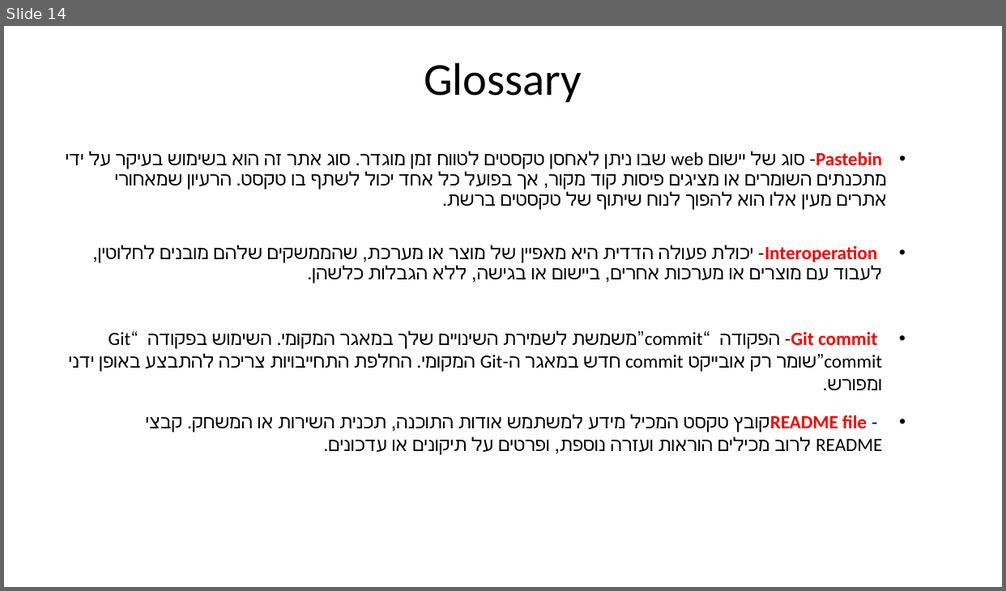
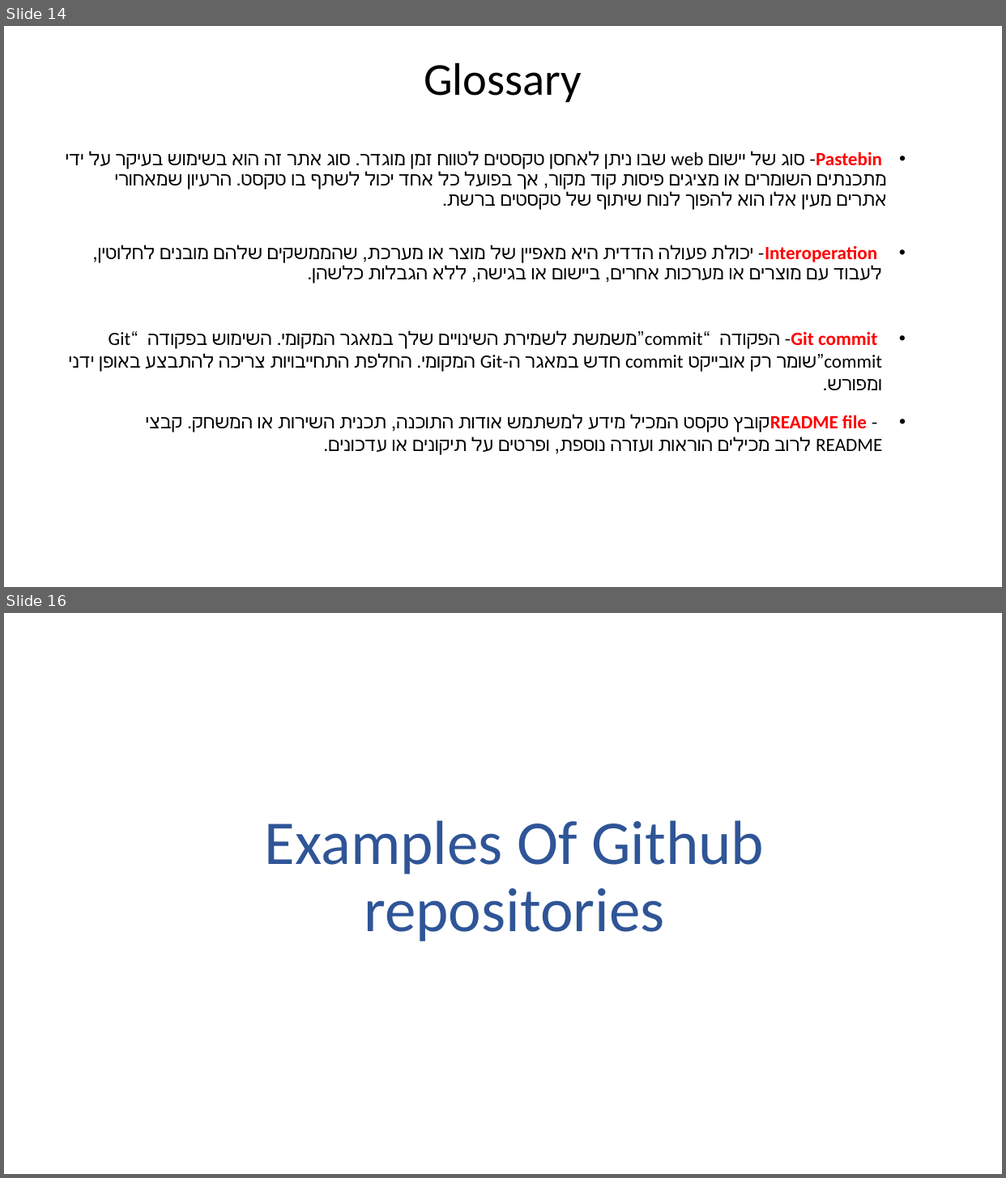
Before and after one commit to Nishlor/Intro-To-Github-10142, a slide deck: github.pptx. Shown one above the other, each under a label of ours: slide 14 before the commit, slides 14 and 16 after it; the slides between them are not shown. The pictures are 1006x591 and 1006x1178 pixels, drawn with LibreOffice and Linux fonts; fonts in the diff are those of the drawing. Boxes give left, top, right and bottom in pixels: in the first picture for what was removed or moved away, otherwise in the second. Text is boxed around its words. In the diff, an @@ line names an element or a change of style, - is before the commit and + after.

```diff
--- a/github.pptx
+++ b/github.pptx
@@ slide 16 added at (4,613,1002,1174), background #FFFFFF @@
@@ title added at (265,820,764,942), 60 pt, text #2F5597 @@
+Examples Of Github repositories
```
Also in this commit, not shown: 3 other slides added.
